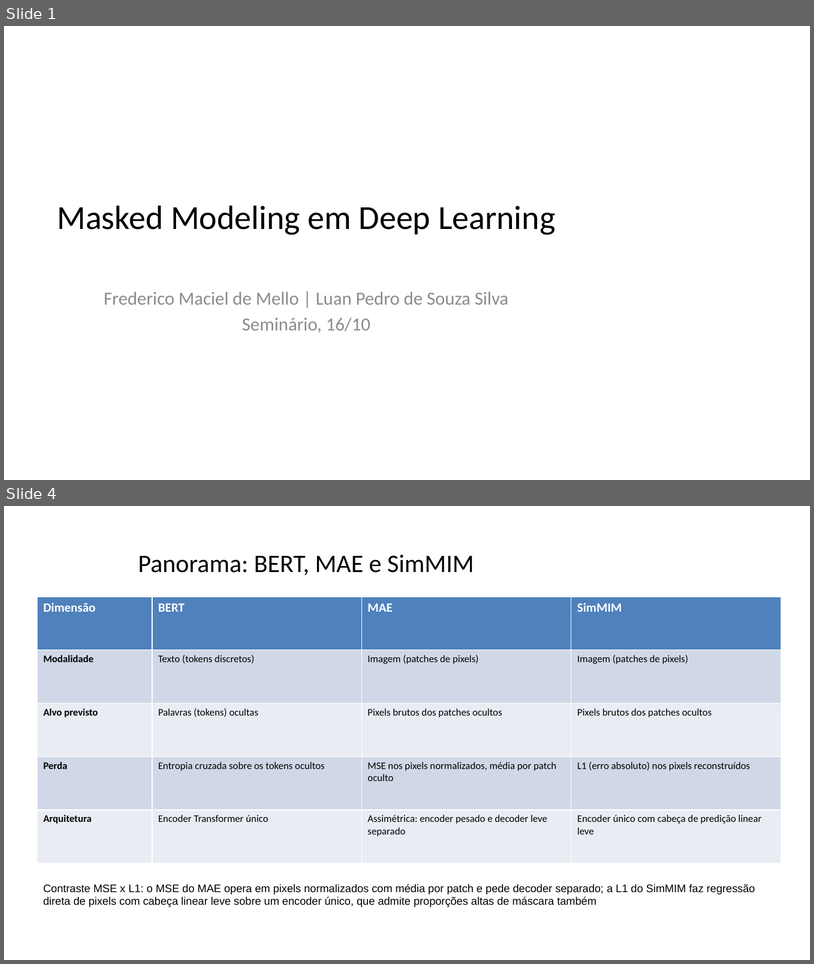
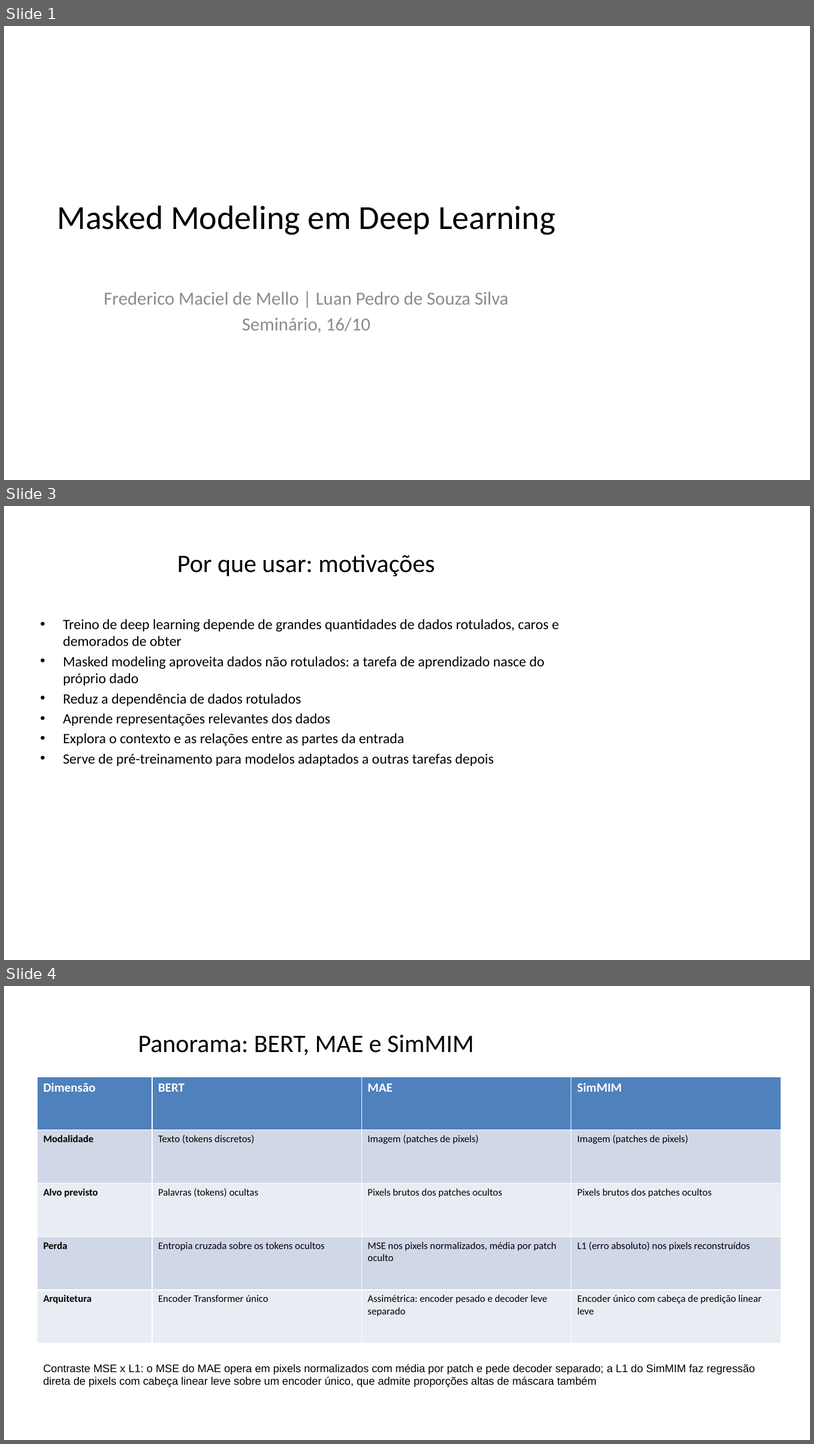
Before and after one commit to frederico-mello/seminario-masked-modeling, a slide deck: slides/seminario_masked_modeling.pptx. Shown one above the other, each under a label of ours: slides 1 and 4 before the commit, slides 1, 3 and 4 after it; the slides between them are not shown. The pictures are 814x964 and 814x1444 pixels, drawn with LibreOffice and Linux fonts; fonts in the diff are those of the drawing. Boxes give left, top, right and bottom in pixels: in the first picture for what was removed or moved away, otherwise in the second. Text is boxed around its words. In the diff, an @@ line names an element or a change of style, - is before the commit and + after.

Commit message:
feat(mesclar-apresentacoes): apresentação fundida em 12 slides com material do colega e segundo experimento (#4)
Fusão das duas apresentações em 12 slides com abertura da ideia-chave.
Tabela comparativa BERT × MAE × SimMIM, diagrama de 8 etapas,
equação e pseudocódigo do mecanismo masked autoencoding.
Experimento próprio CIFAR-10 com taxas 50 e 75 (semente 42)
e experimento complementar ViT-MAE de 25 a 90 com três imagens
creditadas e MSEs 0,0476 / 0,1403 / 0,3117.
Aplicações por domínio, pos-MAE e downstream, referências
completas e zip de entrega com md5.

```diff
--- a/slides/seminario_masked_modeling.pptx
+++ b/slides/seminario_masked_modeling.pptx
@@ slide 3 added at bbox=[4, 506, 810, 960], background #FFFFFF @@
@@ title added at bbox=[177, 555, 435, 576], 30 pt, text #000000 @@
+Por que usar: motivações
@@ text added at bbox=[63, 619, 560, 766], 17 pt, text #000000 @@
+• Treino de deep learning depende de grandes quantidades de dados rotulados, caros e demorados de obter
+• Masked modeling aproveita dados não rotulados: a tarefa de aprendizado nasce do próprio dado
+• Reduz a dependência de dados rotulados
+• Aprende representações relevantes dos dados
+• Explora o contexto e as relações entre as partes da entrada
+• Serve de pré-treinamento para modelos adaptados a outras tarefas depois
```
Also in this commit, not shown: 3 slides changed, 4 other slides added, 5 slides removed, 14 other files.
